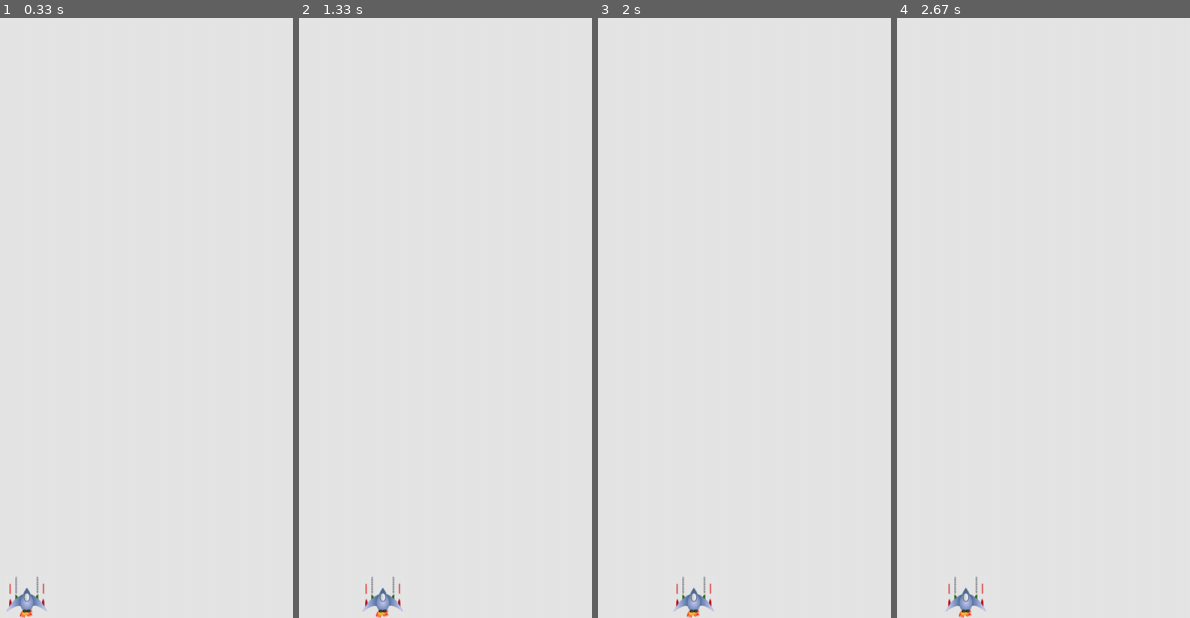
Above: before the commit, frames 1-4 (left to right).
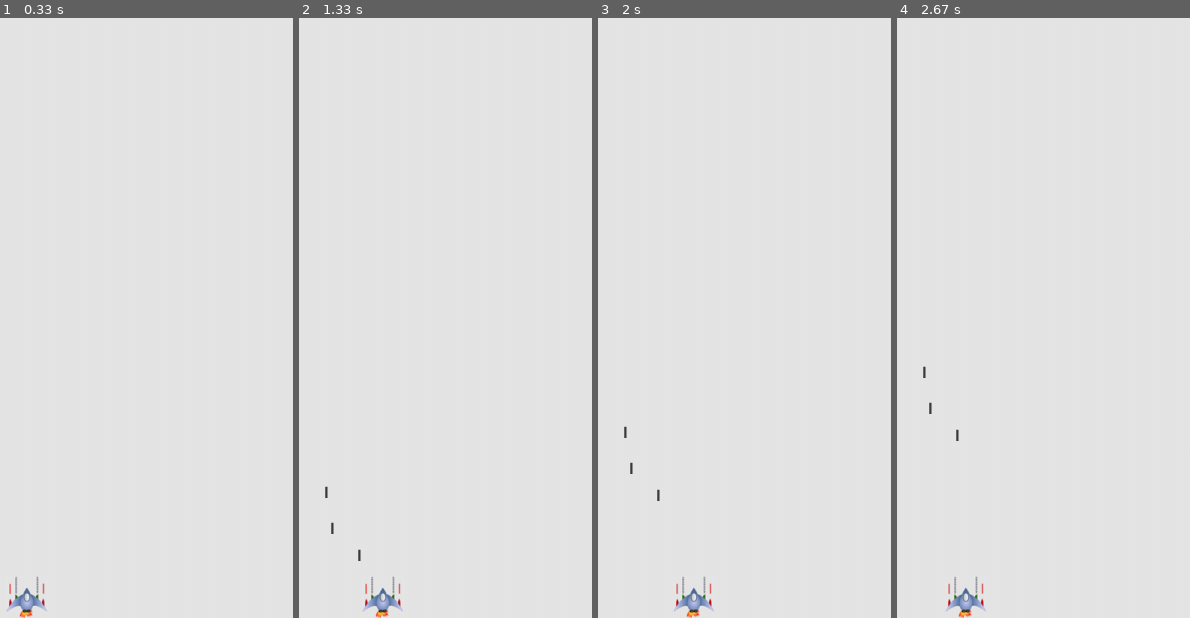
Above: after the commit, the same moments.

Repository: peijin110000/pygame-alien
Game: pygame game, started from alien_invasion.py
Same seed, same stepped clock (60 frames per second), same inputs: the game is played once before the commit and once after it.
Inputs:
- Up to frame 1 (0.33 s): no input
- Up to frame 2 (1.33 s): tap Space at 0.33, 0.73, 1.03, 1.23 s; hold Right 0.67-1.13 s; hold Right from 1.17 s (still down)
- Up to frame 3 (2 s): tap Space at 1.53, 1.73 s; release Right at 1.63 s; hold Left from 1.67 s (still down)
- Up to frame 4 (2.67 s): tap Space at 2.03, 2.3, 2.6 s; release Left at 2.2 s; hold Left 2.23-2.63 s

Frame 1 is identical in both runs. In frame 2, less than 0.1% of the frame differs, in the area x 8-22%, y 78-91%; in frame 3, less than 0.1%; in frame 4, less than 0.1%.

Commit message:
no message

Diff:
--- /dev/null
+++ b/alien.py
@@ -0,0 +1,2 @@
+import pygame
+from pygame.sprite import Spirte
--- a/alien_invasion.py
+++ b/alien_invasion.py
@@ -13,7 +13,9 @@
 	ship = Ship(ai_setting,screen)
 	bullets = Group()
 	while True:
-		gf.check_events(ship)
+		gf.check_events(ai_setting,screen,ship,bullets)
 		ship.update()
+		gf.update_bullets(bullets)
+		#print(len(bullets))
 		gf.update_screen(ai_setting,screen,ship,bullets)
 run_game()
--- a/game_functions.py
+++ b/game_functions.py
@@ -1,13 +1,17 @@
 import sys
 import pygame
+from bullet import Bullet
 
-def check_keydown_events(event,ship):
+def check_keydown_events(event,ai_settings,screen,ship,bullets):
 	if event.key == pygame.K_RIGHT:
 				#向右移动飞船
 		ship.moving_right = True
 	elif event.key == pygame.K_LEFT:
 				#向左移动飞船
 		ship.moving_left = True
+	elif event.key == pygame.K_SPACE:
+			#发射子弹
+		fire_bullets(ai_settings,screen,ship,bullets)
 
 def check_keyup_events(event,ship):
 	if event.key == pygame.K_RIGHT:
@@ -16,12 +20,12 @@
 	elif event.key == pygame.K_LEFT:
 				#向左移动飞船
 		ship.moving_left = False
-def check_events(ship):
+def check_events(ai_settings,screen,ship,bullets):
 	for event in pygame.event.get():
 		if event.type == pygame.QUIT:
 			sys.exit()
 		elif event.type == pygame.KEYDOWN:
-			check_keydown_events(event,ship)
+			check_keydown_events(event,ai_settings,screen,ship,bullets)
 		elif event.type == pygame.KEYUP:
 			check_keyup_events(event,ship)
 
@@ -29,6 +33,17 @@
 def update_screen(ai_settings,screen,ship,bullets):
 	screen.fill(ai_settings.bg_color)
 	for bullet in bullets.sprites():
+		bullet.update()
 		bullet.draw_bullet()
 	ship.blitme()
 	pygame.display.flip()
+def update_bullets(bullets):
+	bullets.update()
+	for bullet in bullets.copy():
+		if bullet.rect.bottom <= 0:
+			bullets.remove(bullet)
+
+def fire_bullets(ai_settings,screen,ship,bullets):
+	if len(bullets) < ai_settings.bullets_allowed:
+		new_bullet = Bullet(ai_settings,screen,ship)
+		bullets.add(new_bullet)
--- a/settings.py
+++ b/settings.py
@@ -15,3 +15,4 @@
 		self.bullet_width = 3
 		self.bullet_height = 15
 		self.bullet_color = 60,60,60
+		self.bullets_allowed = 3
